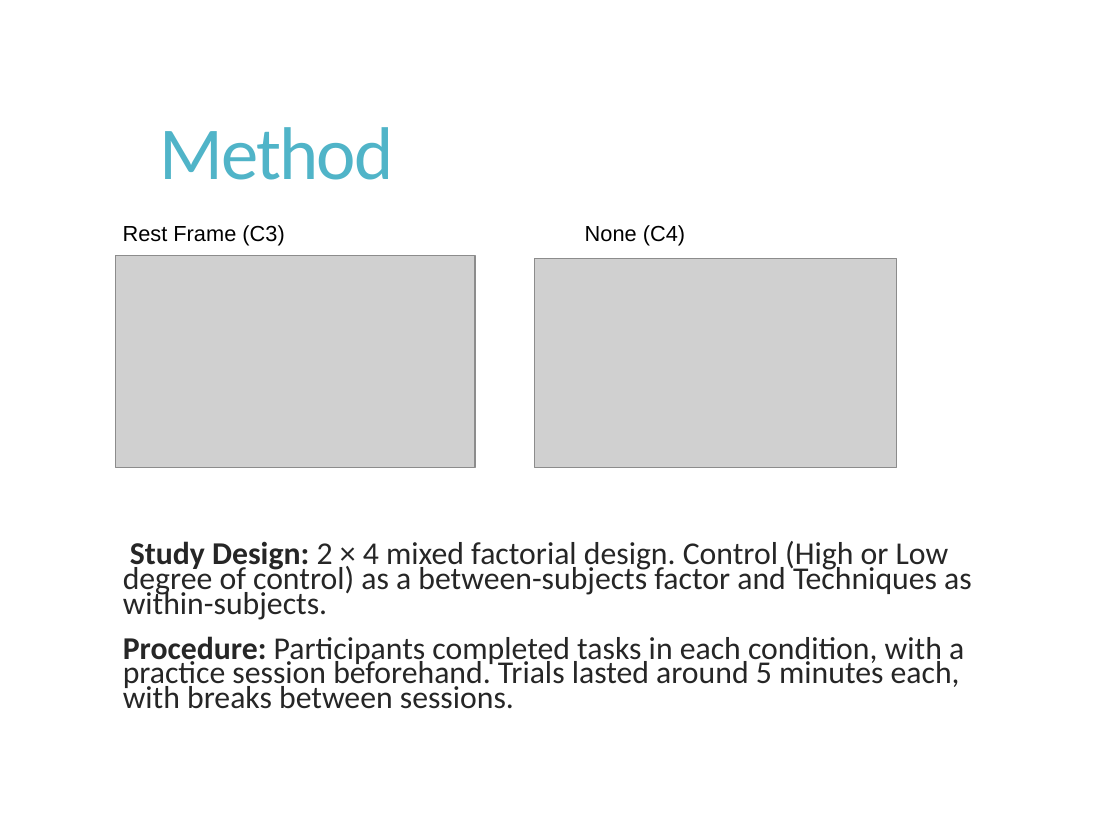
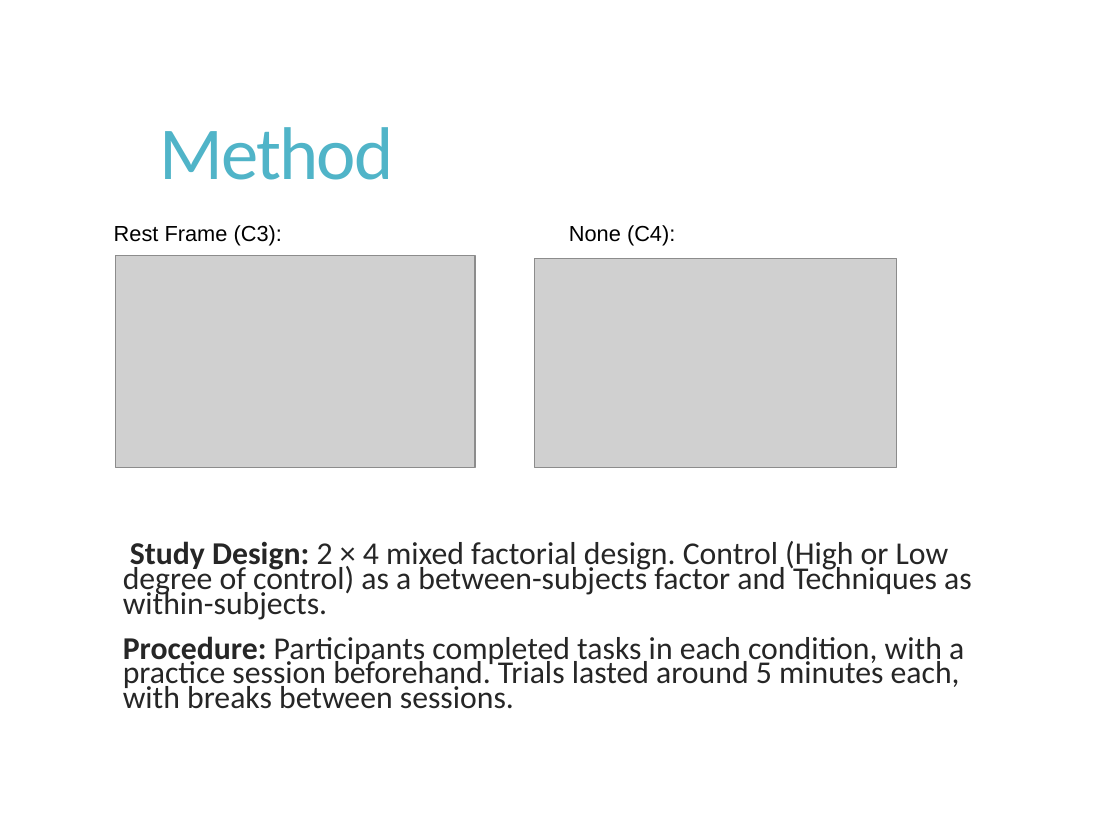
Before and after one commit to Akash3121/3D, a slide deck: slide 10 of Paper-Presentation/Akash - VR_Sickness_Mitigation_Methods_Presentation.pptx (slide 11 before the commit). Drawn at 1120x840 pixels with LibreOffice and Linux fonts; fonts in the diff are those of the drawing; grey boxes stand for pictures; background and template pictures are left out. Boxes give left, top, right and bottom in pixels: in the first picture for what was removed or moved away, otherwise in the second. Text is boxed around its words. In the diff, an @@ line names an element or a change of style, - is before the commit and + after.

```diff
--- a/Paper-Presentation/Akash - VR_Sickness_Mitigation_Methods_Presentation.pptx
+++ b/Paper-Presentation/Akash - VR_Sickness_Mitigation_Methods_Presentation.pptx
@@ text at <box>114,225,282,245</box>: text changed @@
-Rest Frame (C3)
+Rest Frame (C3):
@@ text at <box>569,225,675,246</box>: text changed @@
-None (C4)
+None (C4):
```
Also in this commit, not shown: 1 slide removed.
